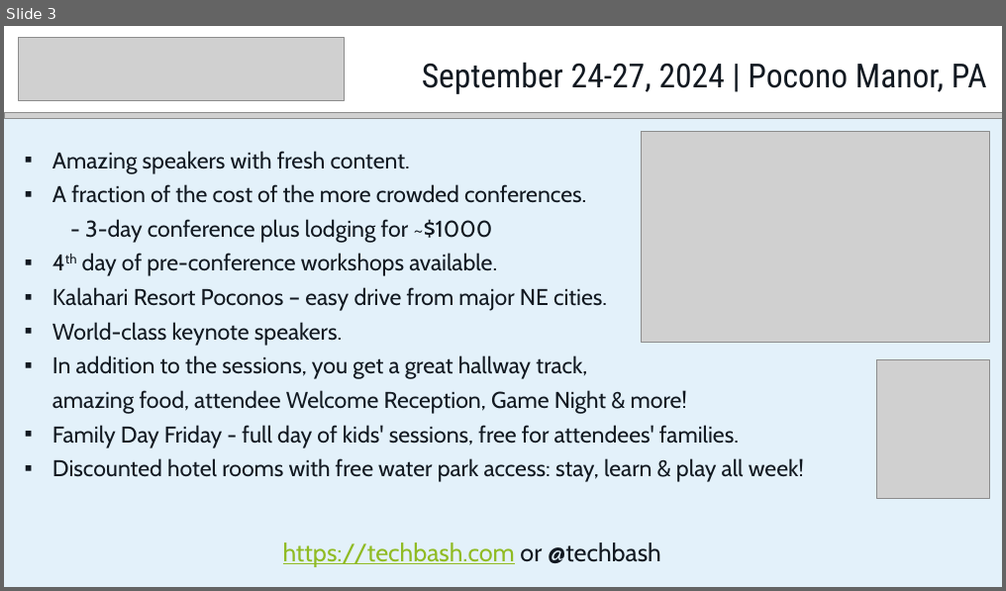
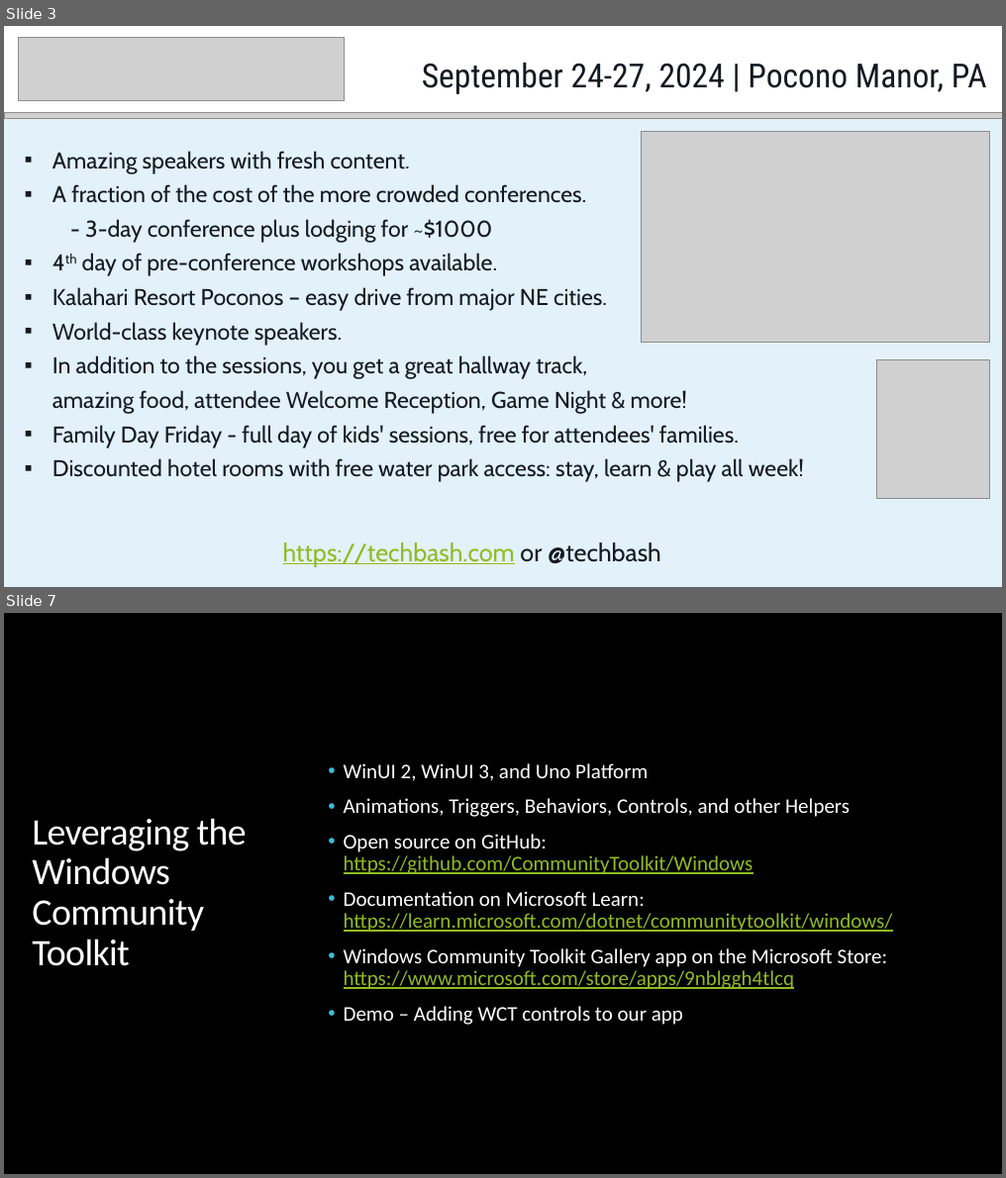
Before and after one commit to alvinashcraft/speaking, a slide deck: 2024/0320_BostonDotNetArch/GetStartedWithWinUI3.pptx. Shown one above the other, each under a label of ours: slide 3 before the commit, slides 3 and 7 after it; the slides between them are not shown. The pictures are 1006x591 and 1006x1178 pixels, drawn with LibreOffice and Linux fonts; fonts in the diff are those of the drawing; grey boxes stand for pictures; background and template pictures are left out. Boxes give left, top, right and bottom in pixels: in the first picture for what was removed or moved away, otherwise in the second. Text is boxed around its words. In the diff, an @@ line names an element or a change of style, - is before the commit and + after.

```diff
--- a/2024/0320_BostonDotNetArch/GetStartedWithWinUI3.pptx
+++ b/2024/0320_BostonDotNetArch/GetStartedWithWinUI3.pptx
@@ slide 7 added at (x1=4, y1=613, x2=1002, y2=1174), background picture (left out) @@
@@ rectangle added at (x1=4, y1=613, x2=1002, y2=1174), fill #000000 @@
@@ rectangle added at (x1=4, y1=675, x2=286, y2=1112), fill #40BAD2 @@
@@ rectangle added at (x1=971, y1=675, x2=1002, y2=1112), fill #C8C8C8 at 50% opacity @@
@@ text added at (x1=344, y1=763, x2=893, y2=1025), 20 pt, text #FFFFFF @@
+• WinUI 2, WinUI 3, and Uno Platform
+• Animations, Triggers, Behaviors, Controls, and other Helpers
+• Open source on GitHub: https://github.com/CommunityToolkit/Windows
+• Documentation on Microsoft Learn: https://learn.microsoft.com/dotnet/communitytoolkit/windows/
+• Windows Community Toolkit Gallery app on the Microsoft Store: https://www.microsoft.com/store/apps/9nblggh4tlcq
+• Demo – Adding WCT controls to our app
@@ title added at (x1=32, y1=818, x2=247, y2=966), 36 pt, text #FFFFFF @@
+Leveraging the Windows Community Toolkit
```
Also in this commit, not shown: 1 slide changed, 8 other slides added.
